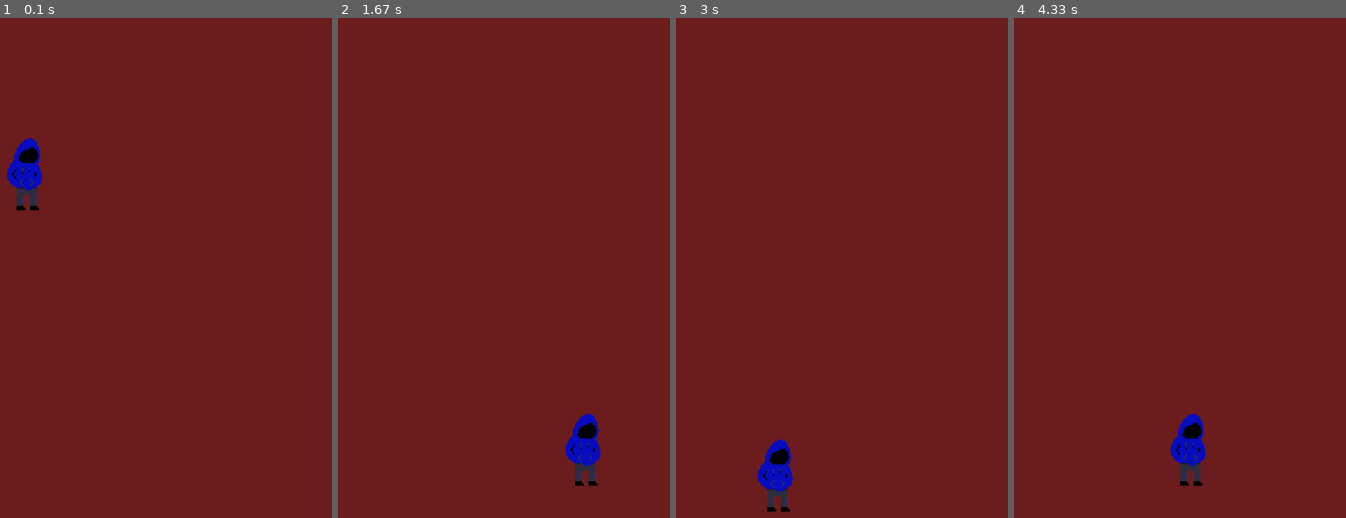
Above: before the commit, frames 1-4 (left to right).
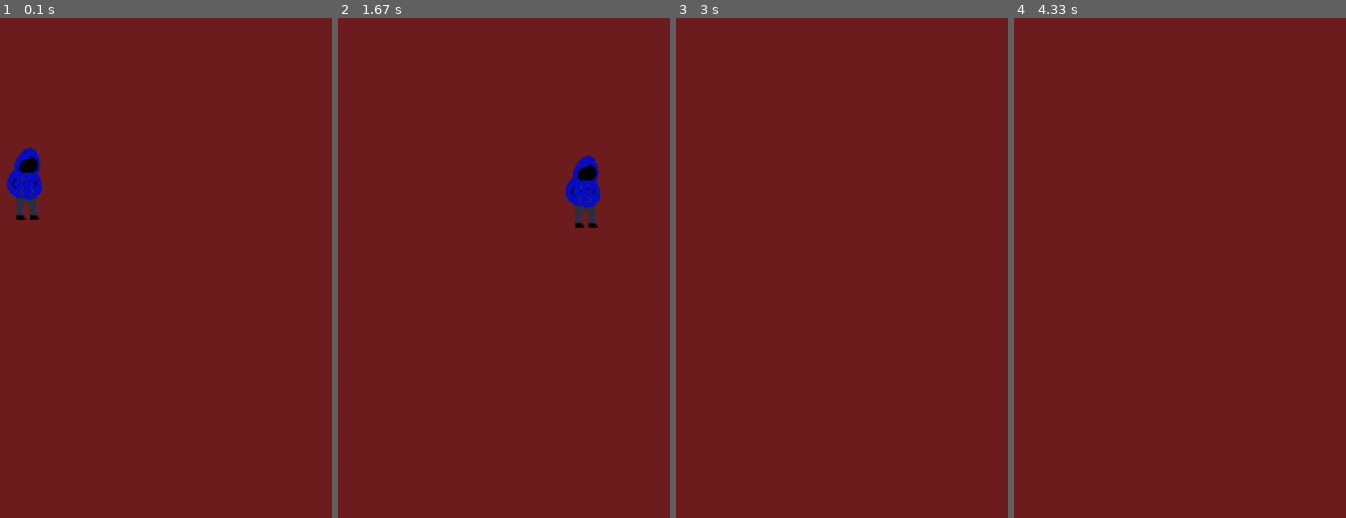
Above: after the commit, the same moments.

Repository: andrew-kula931/Programs
Game: pygame game, started from PyGame/run.py
The game is run twice, just before and just after one commit, with the same random seed, the same clock (stepped at 60 frames per second) and the same inputs.
Inputs:
- Up to frame 1 (0.1 s): no input
- Up to frame 2 (1.67 s): tap Space at 0.33, 0.73, 1.03, 1.23, 1.53 s; hold D 0.67-1.13 s; hold D 1.17-1.63 s
- Up to frame 3 (3 s): hold A 1.67-2.2 s; tap Space at 1.73, 2.03, 2.3, 2.6, 2.73 s; hold A 2.23-2.63 s; hold D from 2.67 s (still down)
- Up to frame 4 (4.33 s): tap Space at 3.03, 3.4, 3.7, 3.9, 4.2 s; release D at 3.3 s; hold A 3.33-3.8 s; hold D 3.83-4.3 s

The runs differ from the first frame. In frame 1, 0.9% of the frame differs, in the area x 2-13%, y 24-41%; in frame 2, 2.1%, in the area x 68-80%, y 27-94%; in frame 3, 1.0%; in frame 4, 1.0%.

Commit message:
added jump

Diff:
--- a/PyGame/run.py
+++ b/PyGame/run.py
@@ -14,7 +14,8 @@
 
         pygame.display.set_caption('Starter Game')
 
-        self.movement = [0, 0]
+        self.movement = [False, False]
+        self.velocity = [0, 0]
 
         self.assets = {
             'player': load_image('player.png')
@@ -24,25 +25,28 @@
 
     def run(self):
         while True:
-            # pygame.QUIT event means the user clicked X to close your window
+            # fill the screen with a color to wipe away anything from last frame
+            self.screen.fill((110, 30, 30))
+
+            self.player.update((self.movement[1] - self.movement[0], 0))
+            self.player.render(self.screen)
+
             for event in pygame.event.get():
                 if event.type == pygame.QUIT:
                     pygame.quit()
-
-            # fill the screen with a color to wipe away anything from last frame
-            self.screen.fill((110, 30, 30))
-
-            self.player.update((self.movement[0], self.movement[1]))
-            self.movement = [0,0]
-            self.player.render(self.screen)
-
-            keys = pygame.key.get_pressed()
-            if keys[pygame.K_SPACE]:
-                self.movement[1] -= 20
-            if keys[pygame.K_a]:
-                self.movement[0] -= 7
-            if keys[pygame.K_d]:
-                self.movement[0] += 7
+                    sys.exit()
+                if event.type == pygame.KEYDOWN:
+                    if event.key == pygame.K_SPACE:
+                        self.player.velocity[1] = -18
+                    if event.key == pygame.K_a:
+                        self.movement[0] = True
+                    if event.key == pygame.K_d:
+                        self.movement[1] = True
+                if event.type == pygame.KEYUP:
+                    if event.key == pygame.K_a:
+                        self.movement[0] = False
+                    if event.key == pygame.K_d:
+                        self.movement[1] = False
 
             # flip() the display to put your work on screen
             pygame.display.flip()
--- a/PyGame/scripts/player.py
+++ b/PyGame/scripts/player.py
@@ -10,12 +10,11 @@
     def update(self, movement=(0,0)):
 
         if (self.pos[1] < 750):
-            self.velocity[1] = min(30, self.velocity[1] + .7)
+            self.velocity[1] = min(30, self.velocity[1] + 1.5)
         else:
-            self.velocity[1] = 0
             self.pos[1] = 750
 
-        frame_movement = (movement[0] + self.velocity[0], movement[1] + self.velocity[1])
+        frame_movement = ((movement[0] * 7) + self.velocity[0], movement[1] + self.velocity[1])
 
         self.pos[0] += frame_movement[0]
         self.pos[1] += frame_movement[1]
